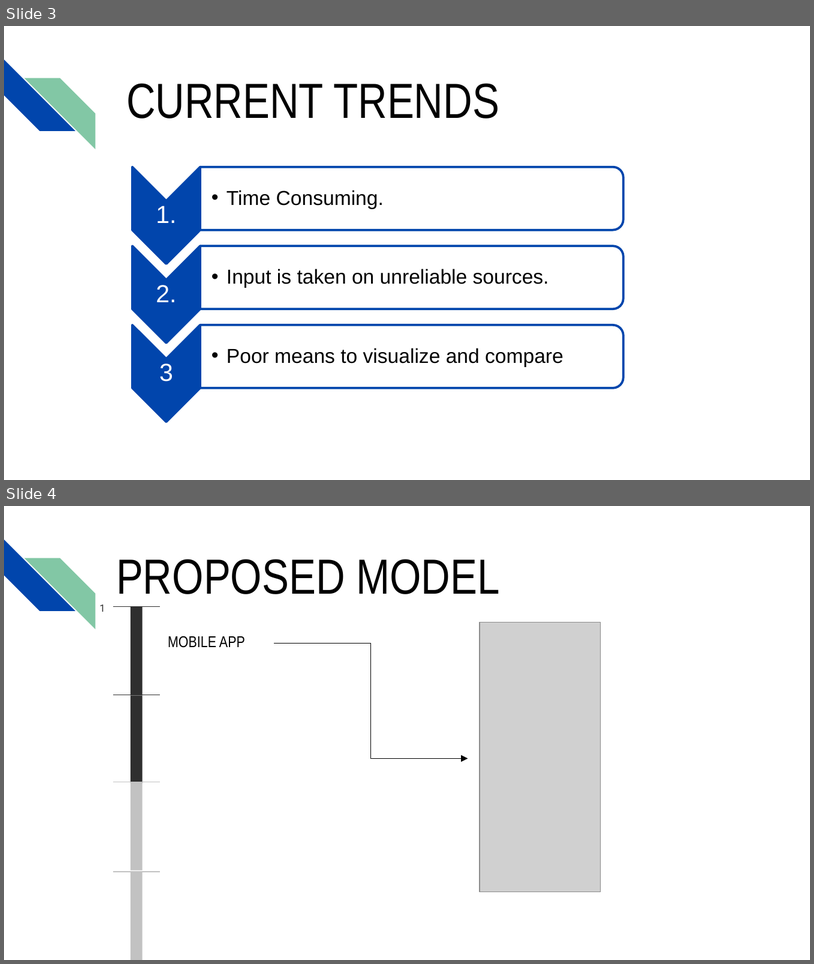
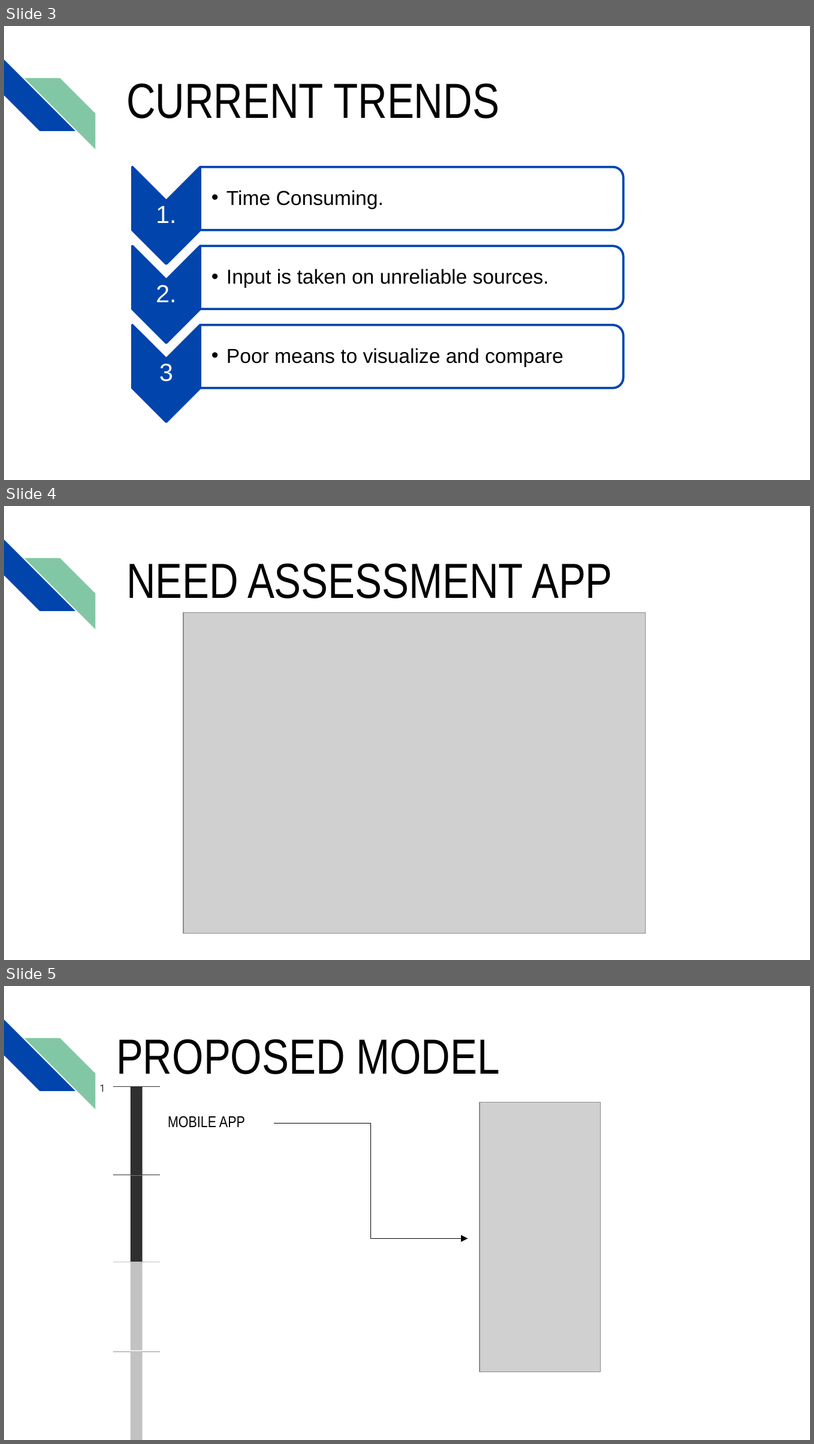
Before and after one commit to Bengaluru18/team-4, a slide deck: jpmc.pptx. Shown one above the other, each under a label of ours: slides 3 and 4 before the commit, slides 3, 4 and 5 after it. The pictures are 814x964 and 814x1444 pixels, drawn with LibreOffice and Linux fonts; fonts in the diff are those of the drawing; grey boxes stand for pictures. Boxes give left, top, right and bottom in pixels: in the first picture for what was removed or moved away, otherwise in the second. Text is boxed around its words. In the diff, an @@ line names an element or a change of style, - is before the commit and + after.

```diff
--- a/jpmc.pptx
+++ b/jpmc.pptx
@@ slide 4 added at (x1=4, y1=506, x2=810, y2=960), background #FFFFFF; not listed: 2 template elements that a slide beside it also shows @@
@@ title added at (x1=126, y1=563, x2=613, y2=598), 44 pt, text #000000 @@
+NEED ASSESSMENT APP
@@ picture added at (x1=183, y1=612, x2=645, y2=933) @@
@@ what was slide 4 is now slide 5 @@
```
Also in this commit, not shown: 2 slides changed.
